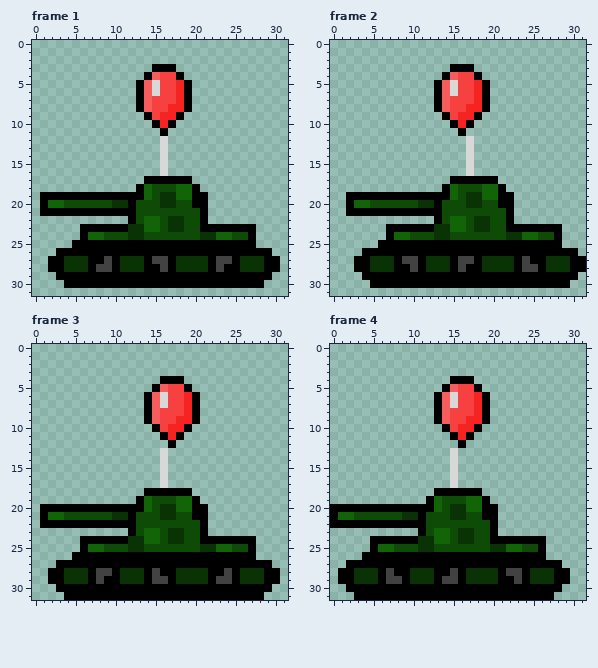
Animated GIF sprite: game/tank.gif. Above: the version before the commit.
The file is 64x64 pixels, drawn in blocks of 2x2; one block is one cell here. Colours within 5 levels of each other are drawn and written as one. Shown: frame 1, frame 2, frame 3, frame 4. The old version is drawn lined up with the new one. The commit also changed other frames, which this record leaves out.
After:
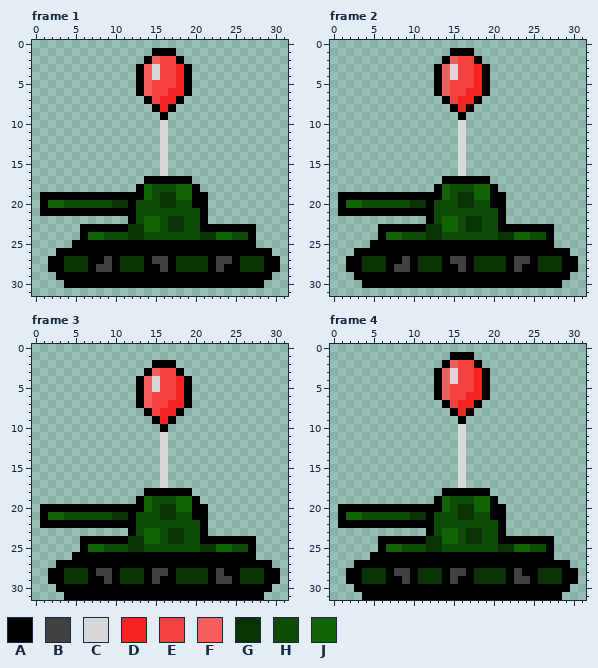
Palette (. is transparent): A #000000  B #424242  C #d8d8d8  D #f62323  E #f74040  F #f85d5d  G #093304  H #0d4b06  J #116507
Commit message: Added difficulty levels&Mod tank sprite
From old to new:
whole drawing moved by +0,+2 (the old picture is shown already moved)
Changed rows in their new state; - is an unchanged pixel.
Frame 1:
first column x 13:
 1 --AAA--
 2 -AFEEA-
 3 AFCEEDA
 4 AFC--DA
 5 --E----
 6 --E-D--
 7 .A-DDA.
 8 ..ADA..
 9 -..A..-
10 --.C.--
11 ---C---
Frame 2:
first column x 1:
 1 --------------AAA--------------
 2 -------------AFEEA-------------
 3 ------------AFCEEDA------------
 4 ------------AFC--DA------------
 5 --------------E----------------
 6 --------------E-D--------------
 7 ------------.A-DDA.------------
 8 ------------..ADA..------------
 9 -------------..A..-------------
10 --------------.C.--------------
11 ---------------C---------------
12 ---------------C.--------------
13 ---------------C.--------------
14 ---------------C.--------------
15 ---------------C.--------------
16 ---------------C.--------------
17 -------------A-----.-----------
18 ------------AJH--J-A.----------
19 A------------JHG-J-A-.---------
20 AJ-H-----G-AH--G-H-A-.---------
21 A-----------H-------A.---------
22 -----------AHJ-HG-H-A.---------
23 -----A-----G-J-HG-H-A------.---
24 -----AJ-H--G-H------G-J-H-A.---
25 ----A----------------------.---
26 --A--------------------------.-
27 -A-G--A--AG--AB-AG---AB--G--A-.
28 -A-G--ABBAG--A---G---ABAAG--A-.
29 --A--------------------------.-
30 ---A------------------------.--
Frame 3:
first column x 13:
 2 --AAA---
 3 -AFEEA--
 4 AFCEEDA-
 5 AFCE-D--
 6 AFEE-DA.
 7 AFEEDDA.
 8 --EDDA..
 9 -.ADA...
10 --.A...-
11 ---C..--
12 ---C.---
first column x 8:
28 --------B------BA
29 AB------A--------
Frame 4:
first column x 0:
 1 ---------------AAA-------------
 2 --------------AFEEA------------
 3 -------------AFCEEDA-----------
 4 -------------AFCEEDA-----------
 5 -------------AFE--DA-----------
 6 ---------------E-D-------------
 7 -------------.AEDDA.-----------
 8 -------------..ADA..-----------
 9 -------------...A...-----------
10 --------------..C..------------
11 ---------------.C.-------------
12 ----------------C--------------
13 ---------------.C--------------
14 ---------------.C--------------
15 ---------------.C--------------
16 ---------------.C--------------
17 ---------------.C--------------
18 -------------.-----A-----------
19 ------------.AJ--H-JA----------
20 .------------AJH-G-J-A---------
21 .A-J-----H-GA--H-G-H-A---------
22 .-----------A-------HA---------
23 -----------.AH-JH-G-HA---------
24 -----.-----A-G-JH-G-H------A---
25 -----.A-J--H-G------H-G-J-HA---
26 ----.----------------------A---
27 --.--------------------------A-
28 -.-A--GABBA--G--BA---GA--A--G-A
29 -.-A--GAABA--GA--A---G--BA--G-A
30 --.--------------------------A-
31 ---.------------------------A--
Boxes around the changes in both pictures, in picture pixels (x1, y1, x2, y2):
changed: (136, 48, 192, 136)
changed: (338, 48, 586, 288)
changed: (136, 360, 200, 448)
changed: (160, 568, 168, 584)
changed: (216, 568, 232, 576)
changed: (96, 576, 112, 584)
changed: (330, 352, 578, 600)
